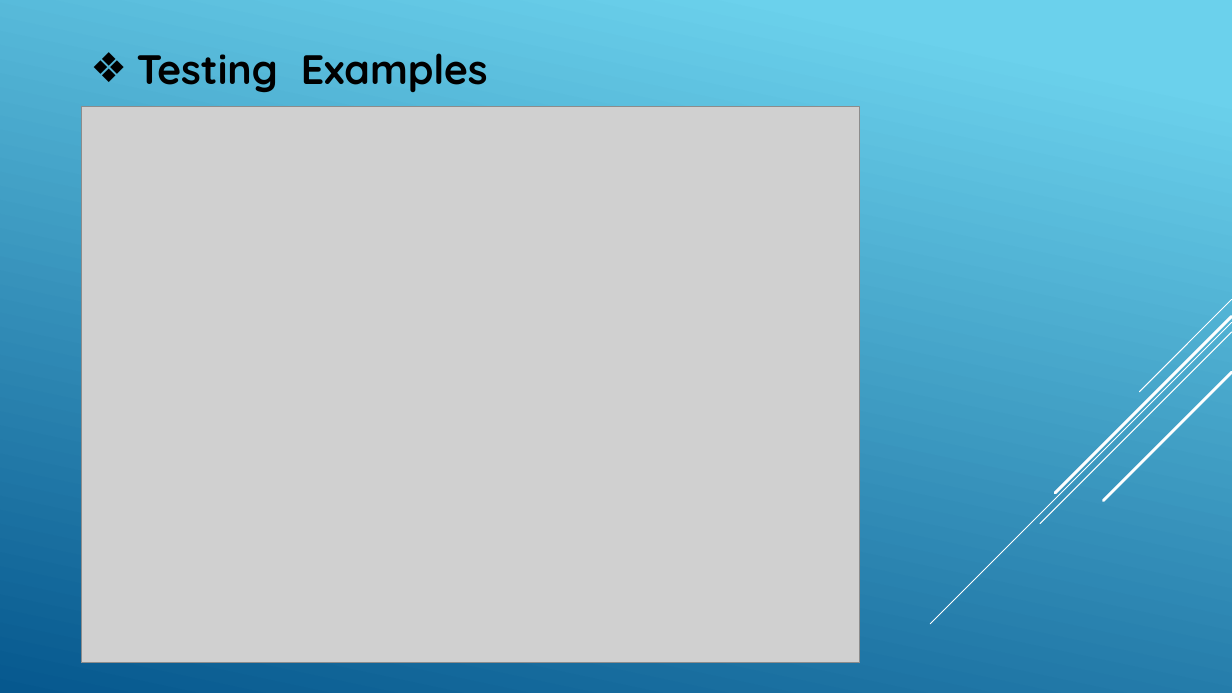
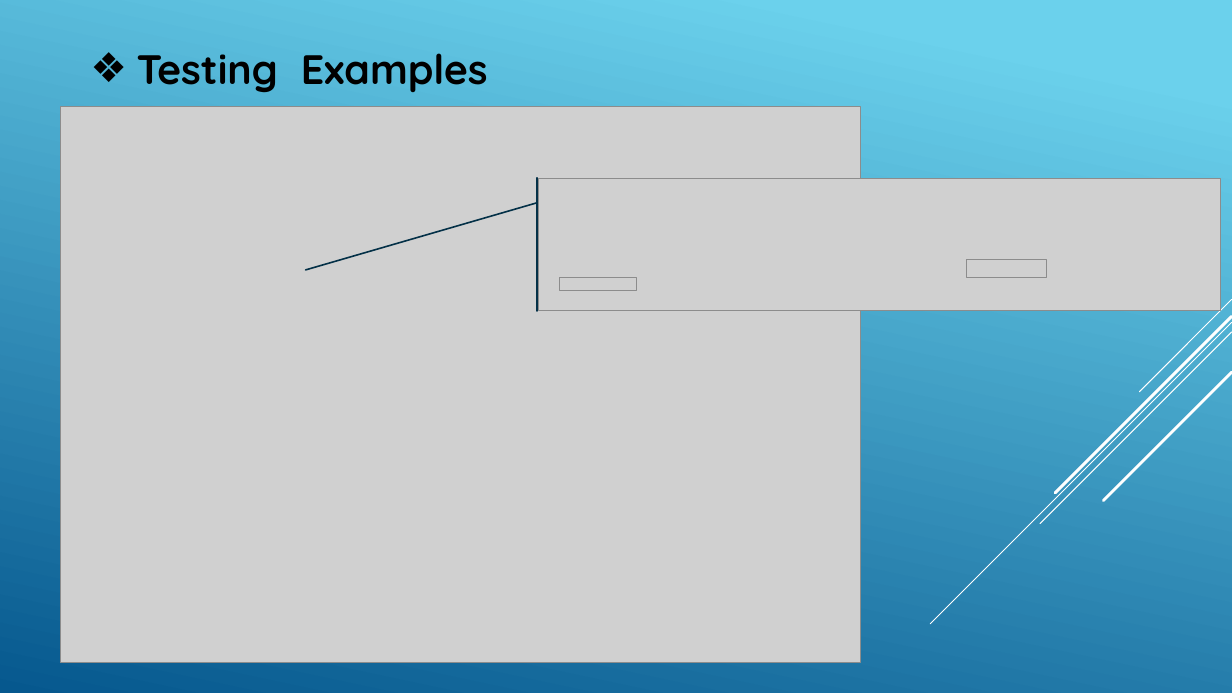
Before and after one commit to jordantangy/MoviePosterClassification-CNN, a slide deck: slide 24 of Slide Show.pptx. Drawn at 1232x693 pixels with LibreOffice and Linux fonts; fonts in the diff are those of the drawing; grey boxes stand for pictures; background and template pictures are left out. Boxes give left, top, right and bottom in pixels: in the first picture for what was removed or moved away, otherwise in the second. Text is boxed around its words. In the diff, an @@ line names an element or a change of style, - is before the commit and + after.

```diff
--- a/Slide Show.pptx
+++ b/Slide Show.pptx
@@ picture: place and size @@
-picture at <box>81,106,860,663</box>
+picture at <box>61,106,860,663</box>
@@ picture added at <box>539,178,1221,311</box> @@
@@ accent callout added at <box>594,177,1232,311</box>, outline #043148 1.25 pt @@
@@ picture added at <box>967,260,1047,277</box> @@
@@ picture added at <box>560,277,637,290</box> @@
```
Also in this commit, not shown: 1 other file.
